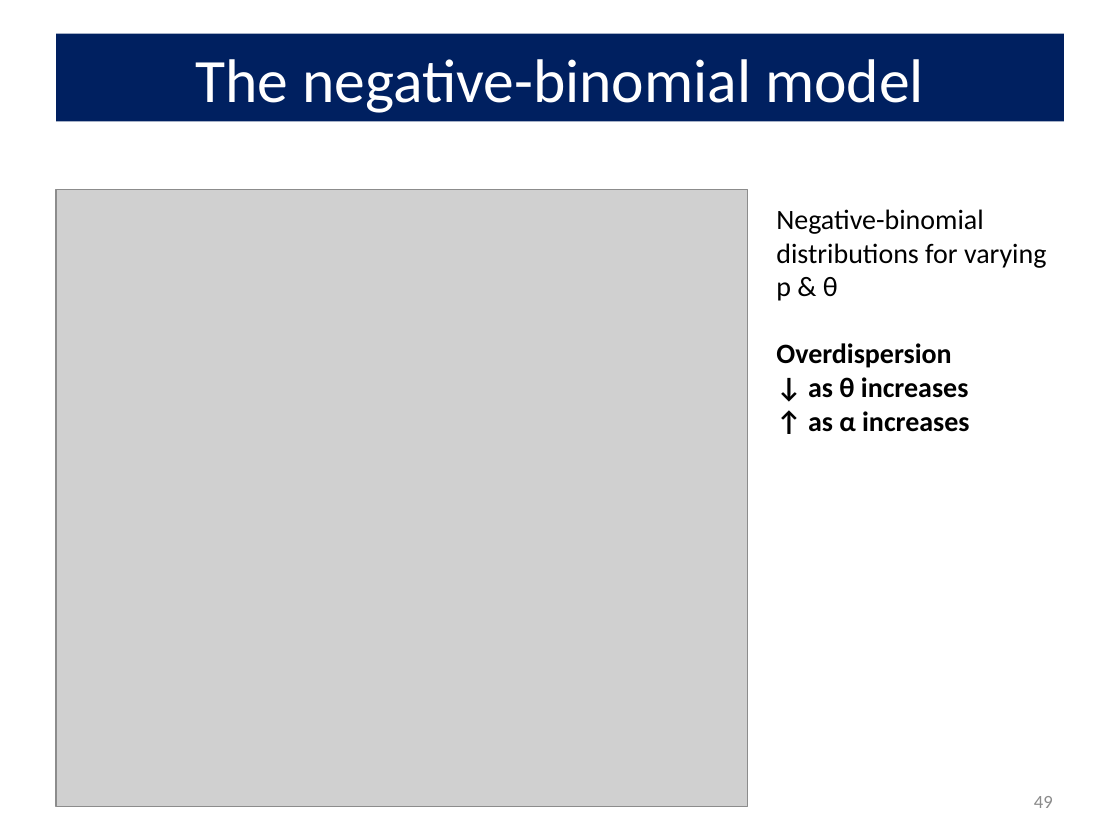
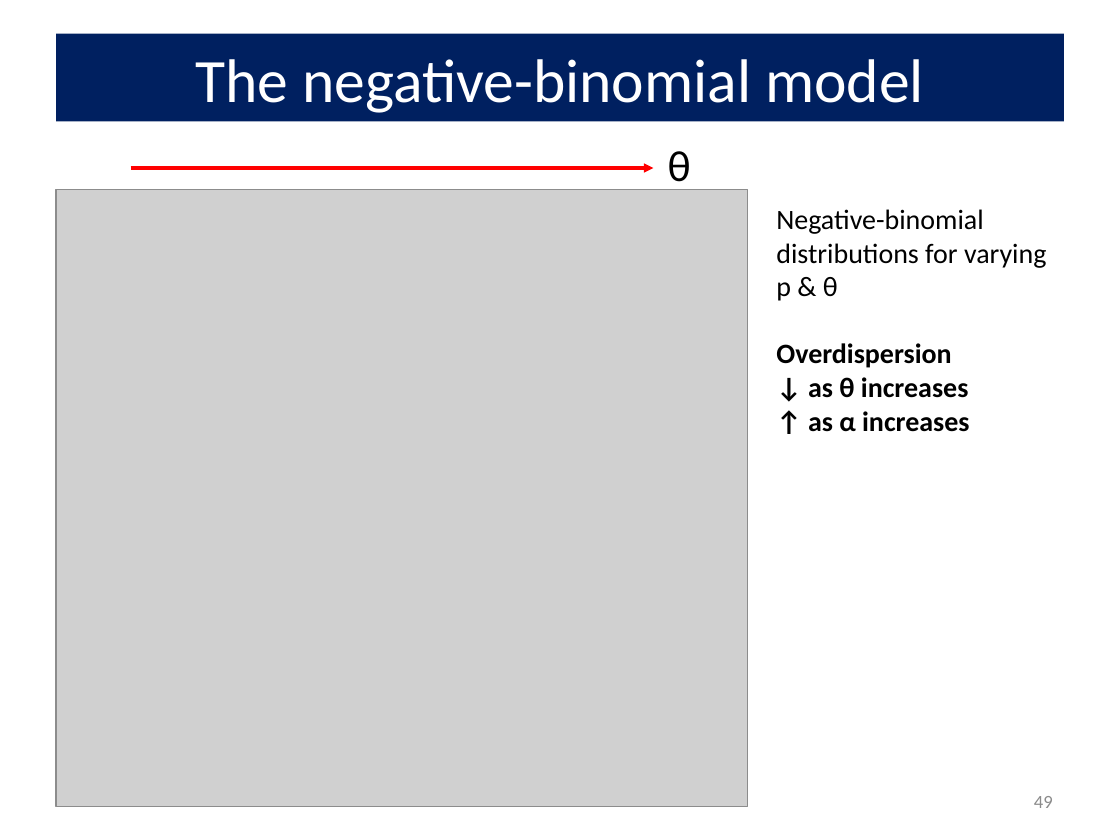
Before and after one commit to friendly/psy6136, a slide deck: slide 49 of docs/lectures/09-CountData.pptx. Drawn at 1120x840 pixels with LibreOffice and Linux fonts; fonts in the diff are those of the drawing; grey boxes stand for pictures. Boxes give left, top, right and bottom in pixels: in the first picture for what was removed or moved away, otherwise in the second. Text is boxed around its words. In the diff, an @@ line names an element or a change of style, - is before the commit and + after.

```diff
--- a/docs/lectures/09-CountData.pptx
+++ b/docs/lectures/09-CountData.pptx
@@ arrow added from (131, 168) to (653, 168), #FF0000 2 pt @@
@@ text added at bbox=[668, 151, 691, 192], 28 pt, text #000000 @@
+θ
```
Also in this commit, not shown: 7 other slides changed, 10 other files.
